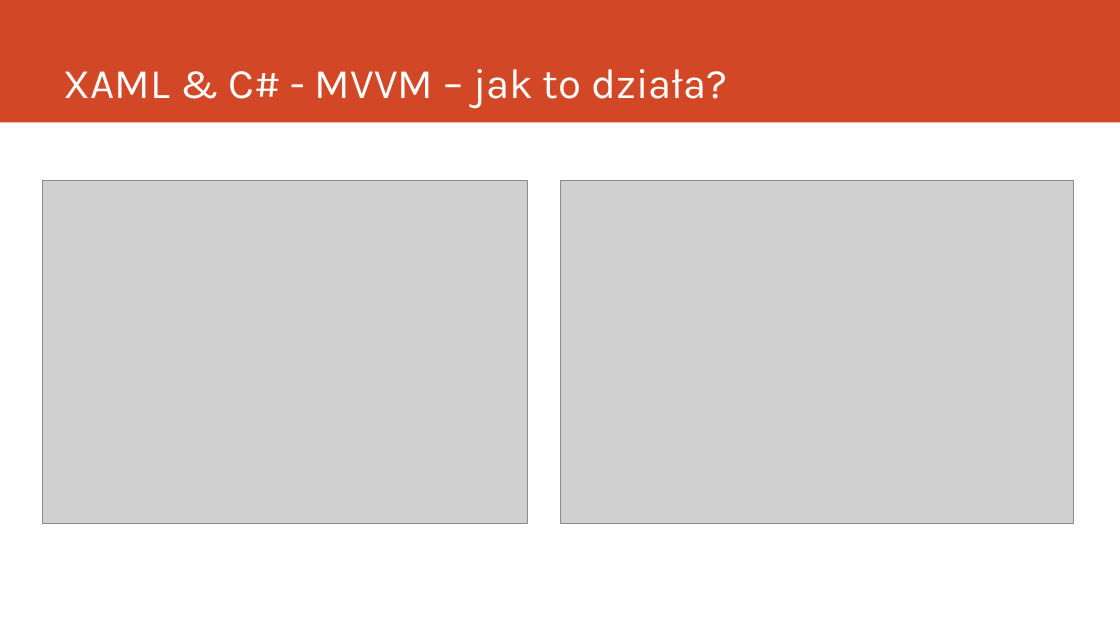
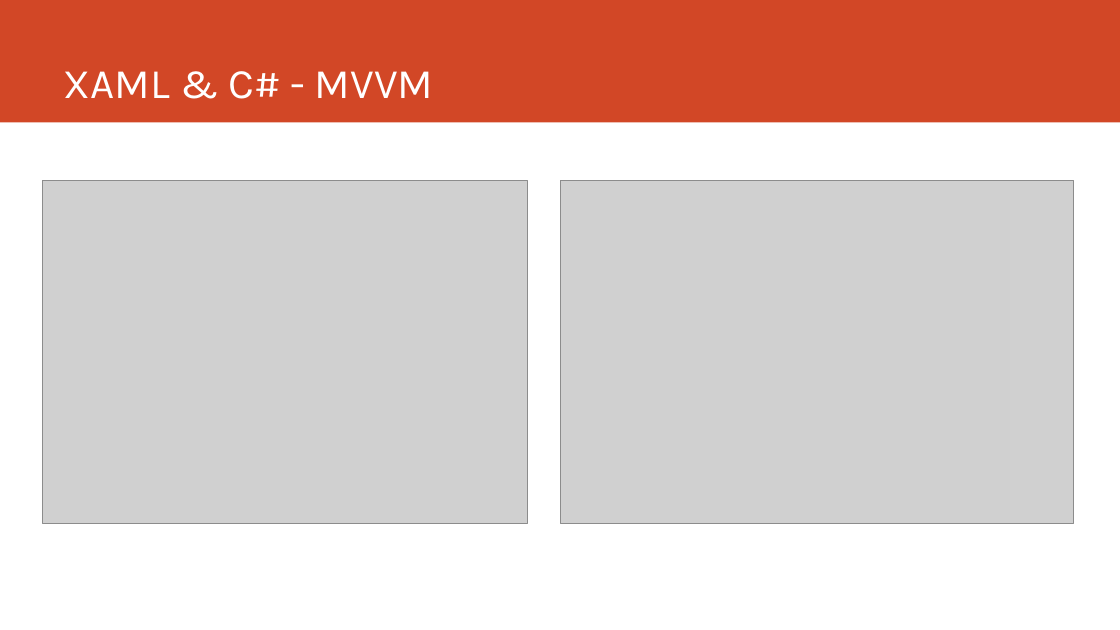
Before and after one commit to buforyaei/tillsammens, a slide deck: slide 6 of Dokumentacja/Tillsammens.pptx (slide 7 before the commit). Drawn at 1120x630 pixels with LibreOffice and Linux fonts; fonts in the diff are those of the drawing; grey boxes stand for pictures. Boxes give left, top, right and bottom in pixels: in the first picture for what was removed or moved away, otherwise in the second. Text is boxed around its words. In the diff, an @@ line names an element or a change of style, - is before the commit and + after.

```diff
--- a/Dokumentacja/Tillsammens.pptx
+++ b/Dokumentacja/Tillsammens.pptx
@@ title at box(64, 71, 433, 99): text changed @@
-XAML & C# - MVVM – jak to działa?
+XAML & C# - MVVM
```
Also in this commit, not shown: 12 other slides changed, 1 slide added, 1 slide removed, 12 other files.
